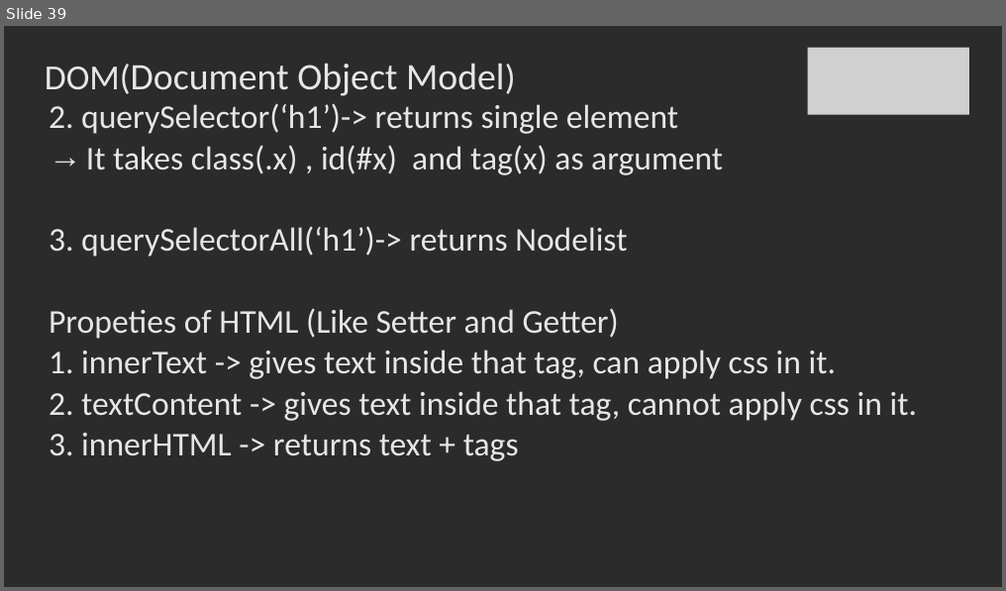
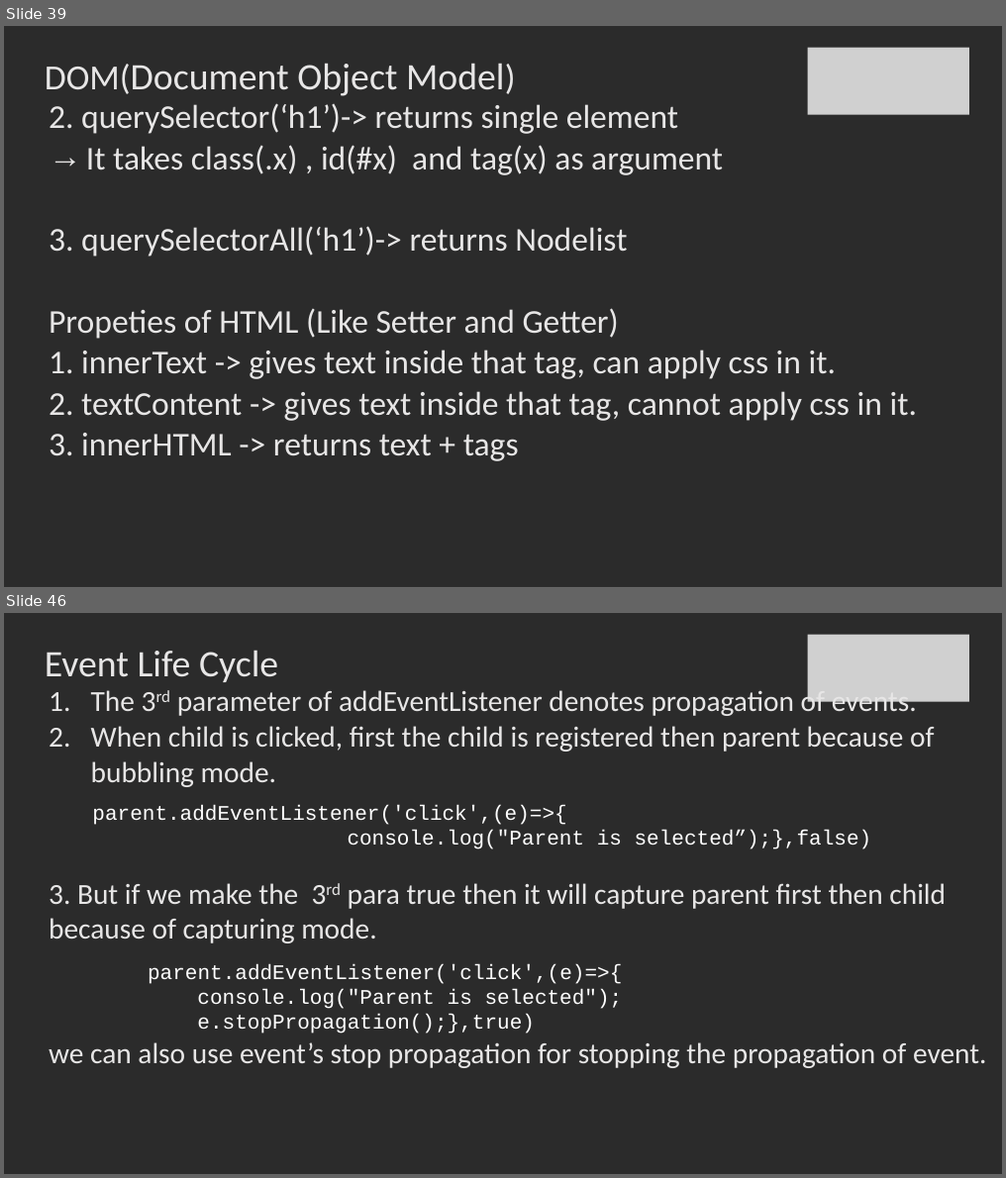
Before and after one commit to SachinBarpanda/WebDevGla, a slide deck: JS.pptx. Shown one above the other, each under a label of ours: slide 39 before the commit, slides 39 and 46 after it; the slides between them are not shown. The pictures are 1006x591 and 1006x1178 pixels, drawn with LibreOffice and Linux fonts; fonts in the diff are those of the drawing; grey boxes stand for pictures; background and template pictures are left out; a plain dark background stands for a picture behind light text. Boxes give left, top, right and bottom in pixels: in the first picture for what was removed or moved away, otherwise in the second. Text is boxed around its words. In the diff, an @@ line names an element or a change of style, - is before the commit and + after.

```diff
--- a/JS.pptx
+++ b/JS.pptx
@@ slide 46 added at (4,613,1002,1174), background picture (left out) @@
@@ picture added at (807,635,969,702) @@
@@ title added at (45,650,278,682), 36 pt, text #E7E6E6 @@
+Event Life Cycle
@@ text added at (49,687,986,1068), 28 pt, text #E7E6E6 @@
+1. The 3rd parameter of addEventListener denotes propagation of events.
+2. When child is clicked, first the child is registered then parent because of bubbling mode.
+parent.addEventListener('click',(e)=>{
+console.log("Parent is selected”);},false)
+3. But if we make the 3rd para true then it will capture parent first then child because of capturing mode.
+parent.addEventListener('click',(e)=>{
+console.log("Parent is selected");
+e.stopPropagation();},true)
+we can also use event’s stop propagation for stopping the propagation of event.
```
Also in this commit, not shown: 2 slides changed, 6 other slides added, 29 other files.
